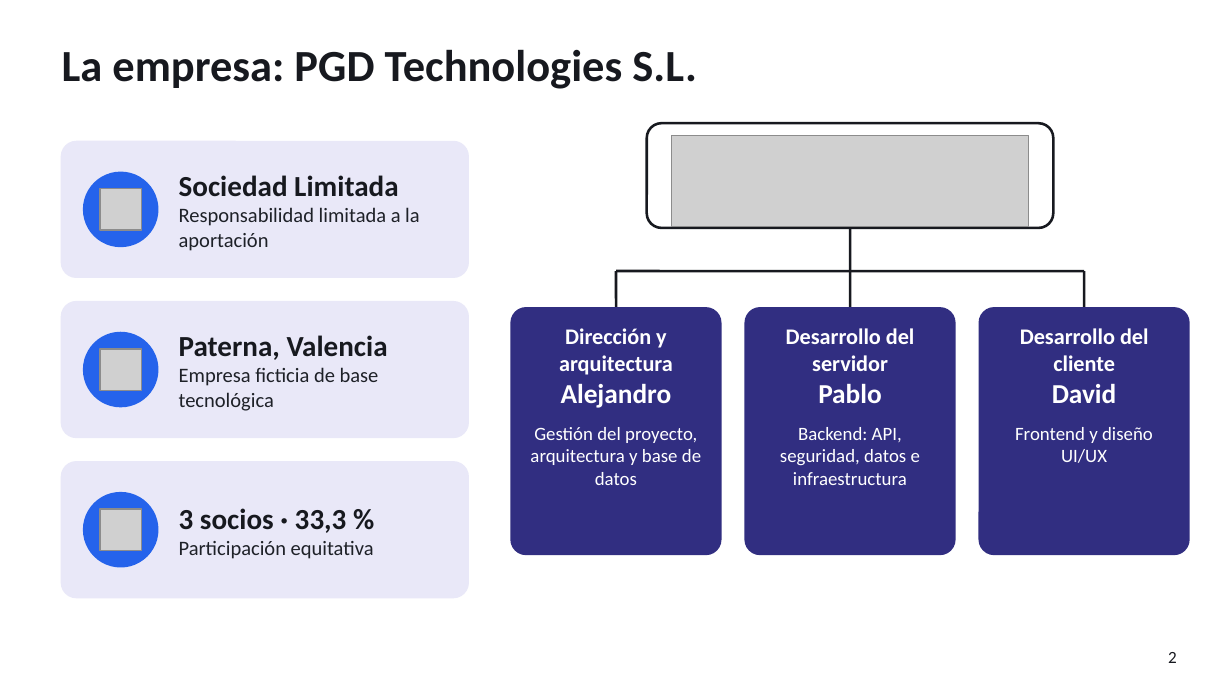
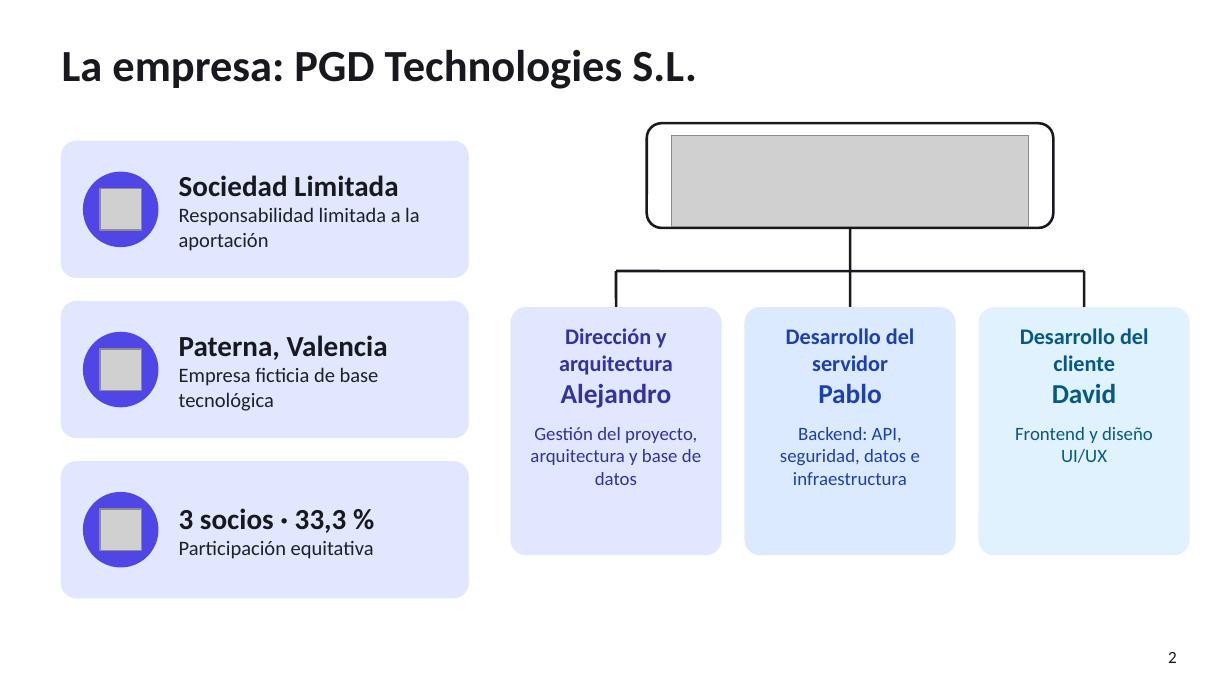
Before and after one commit to pablopedron/SABITECH, a slide deck: slide 2 of documents/Presentacion/07_2_DAW_Intermodular_1Evaluacion_SABITECH_WEB_Presentacion.pptx. Drawn at 1232x693 pixels with LibreOffice and Linux fonts; fonts in the diff are those of the drawing; grey boxes stand for pictures; background and template pictures are left out. Boxes give left, top, right and bottom in pixels: in the first picture for what was removed or moved away, otherwise in the second. Text is boxed around its words. In the diff, an @@ line names an element or a change of style, - is before the commit and + after.

```diff
--- a/documents/Presentacion/07_2_DAW_Intermodular_1Evaluacion_SABITECH_WEB_Presentacion.pptx
+++ b/documents/Presentacion/07_2_DAW_Intermodular_1Evaluacion_SABITECH_WEB_Presentacion.pptx
@@ rounded rectangle at [511,308,721,554]: fill #312E81 to #E0E7FF; outline #312E81 1 pt to #E0E7FF 1 pt @@
@@ text "Dirección y arquitectura" at [530,328,701,485]: text colour #FFFFFF to #3730A3 @@
@@ rounded rectangle at [745,308,955,554]: fill #312E81 to #DBEAFE; outline #312E81 1 pt to #DBEAFE 1 pt @@
@@ text "Desarrollo del servidor" at [780,328,920,485]: text colour #FFFFFF to #1E40AF @@
@@ rounded rectangle at [979,308,1189,554]: fill #312E81 to #E0F2FE; outline #312E81 1 pt to #E0F2FE 1 pt @@
@@ text "Desarrollo del cliente" at [1015,328,1153,463]: text colour #FFFFFF to #075985 @@
@@ fill #E9E8F8 to #E0E7FF; outline #E9E8F8 1 pt to #E0E7FF 1 pt in 3 elements at [62,142,468,277], [62,302,468,437], [62,462,468,598] @@
@@ fill #2563EB to #4F46E5; outline #2563EB 1 pt to #4F46E5 1 pt in 3 elements at [84,172,158,246], [84,333,158,407], [84,493,158,567] @@
```
Also in this commit, not shown: 14 other slides changed.
